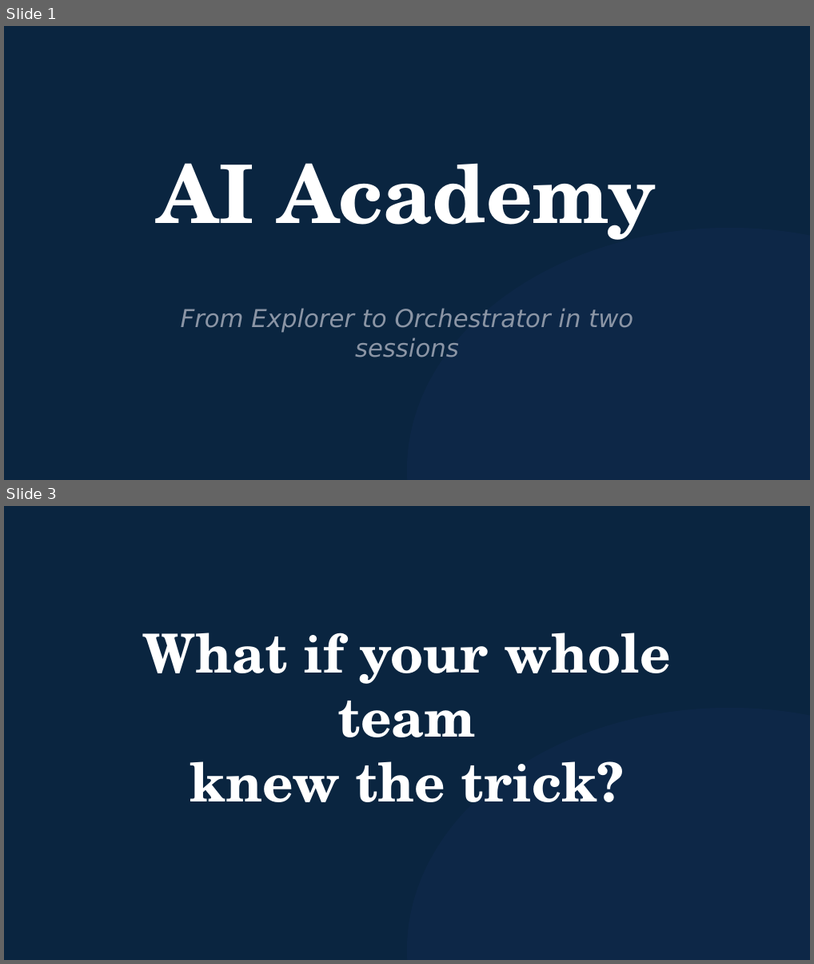
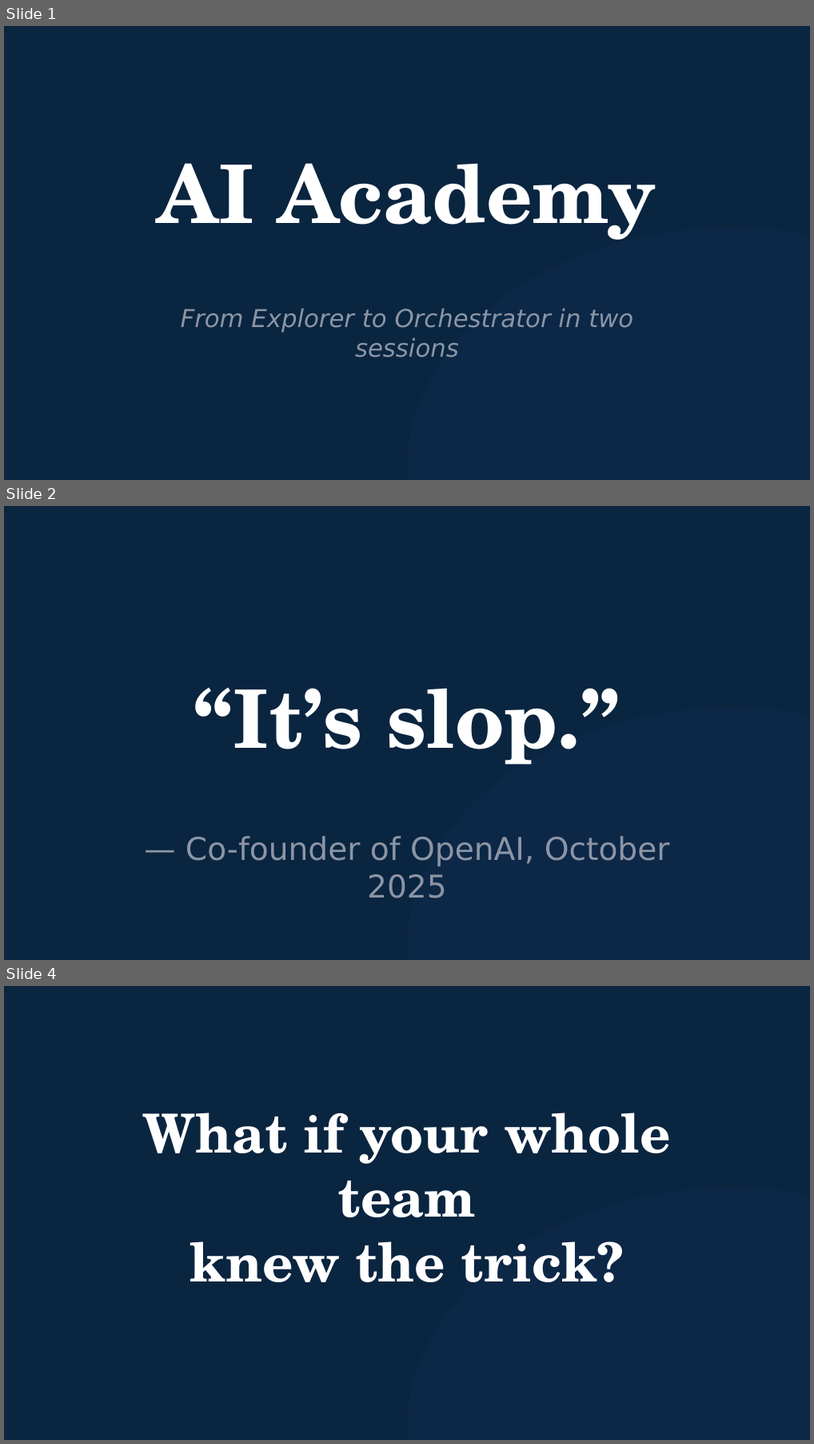
Before and after one commit to michaelengland/ai-best-practices, a slide deck: decks/ai-academy-pitch/ai-academy-pitch.pptx. Shown one above the other, each under a label of ours: slides 1 and 3 before the commit, slides 1, 2 and 4 after it; the slides between them are not shown. The pictures are 814x964 and 814x1444 pixels, drawn with LibreOffice and Linux fonts; fonts in the diff are those of the drawing. Boxes give left, top, right and bottom in pixels: in the first picture for what was removed or moved away, otherwise in the second. Text is boxed around its words. In the diff, an @@ line names an element or a change of style, - is before the commit and + after.

```diff
--- a/decks/ai-academy-pitch/ai-academy-pitch.pptx
+++ b/decks/ai-academy-pitch/ai-academy-pitch.pptx
@@ slide 2 added at bbox=[4, 506, 810, 960], background #0A2540 @@
@@ text added at bbox=[194, 688, 620, 764], 72 pt, text #FFFFFF, bold @@
+“It’s slop.”
@@ ellipse added at bbox=[407, 708, 810, 960], fill #635BFF at 4% opacity @@
@@ text added at bbox=[186, 836, 670, 898], 28 pt, text #8B95A5 @@
+— Co-founder of OpenAI, October 2025
@@ what was slide 3 is now slide 4 @@
```
Also in this commit, not shown: 1 other slide added, 1 slide removed, 10 other files.
